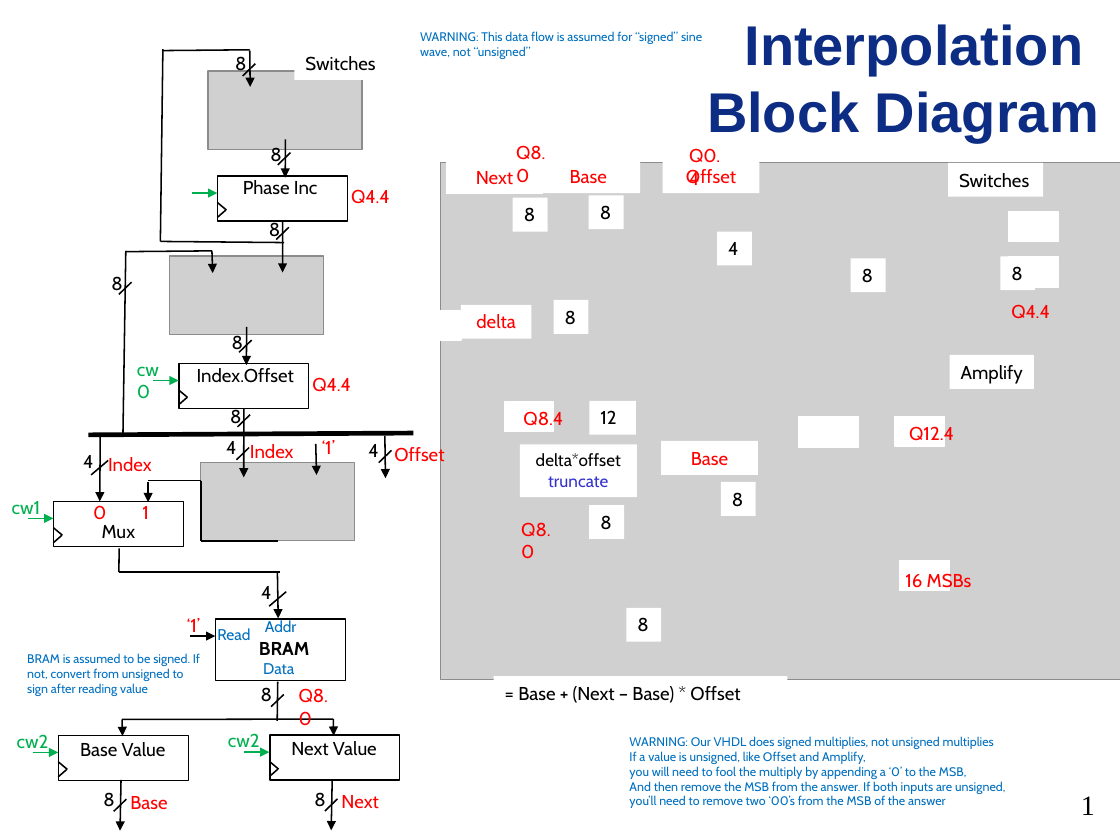
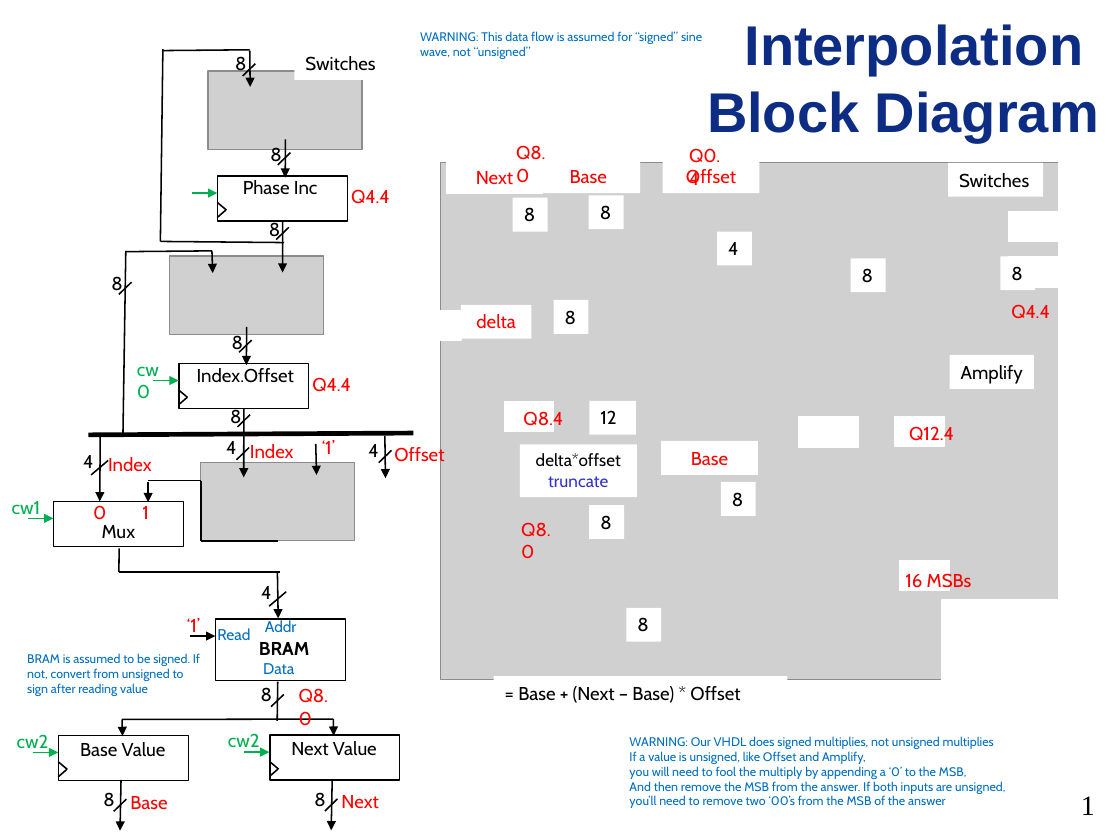
Before and after one commit to GeorgeYork/ECE383_web, a slide deck: slide 1 of lab/lab4/Interpolation_block_diagram.pptx. Drawn at 1120x840 pixels with LibreOffice and Linux fonts; fonts in the diff are those of the drawing; grey boxes stand for pictures. Boxes give left, top, right and bottom in pixels: in the first picture for what was removed or moved away, otherwise in the second. Text is boxed around its words. In the diff, an @@ line names an element or a change of style, - is before the commit and + after.

```diff
--- a/lab/lab4/Interpolation_block_diagram.pptx
+++ b/lab/lab4/Interpolation_block_diagram.pptx
@@ rectangle added at [1058,152,1120,684], fill #FFFFFF, outline #FFFFFF 1 pt @@
@@ line removed from (54, 528) to (63, 535) @@
@@ line removed from (62, 535) to (54, 543) @@
@@ rectangle added at [942,600,1111,707], fill #FFFFFF, outline #FFFFFF 1 pt @@
```
Also in this commit, not shown: 2 other files.
